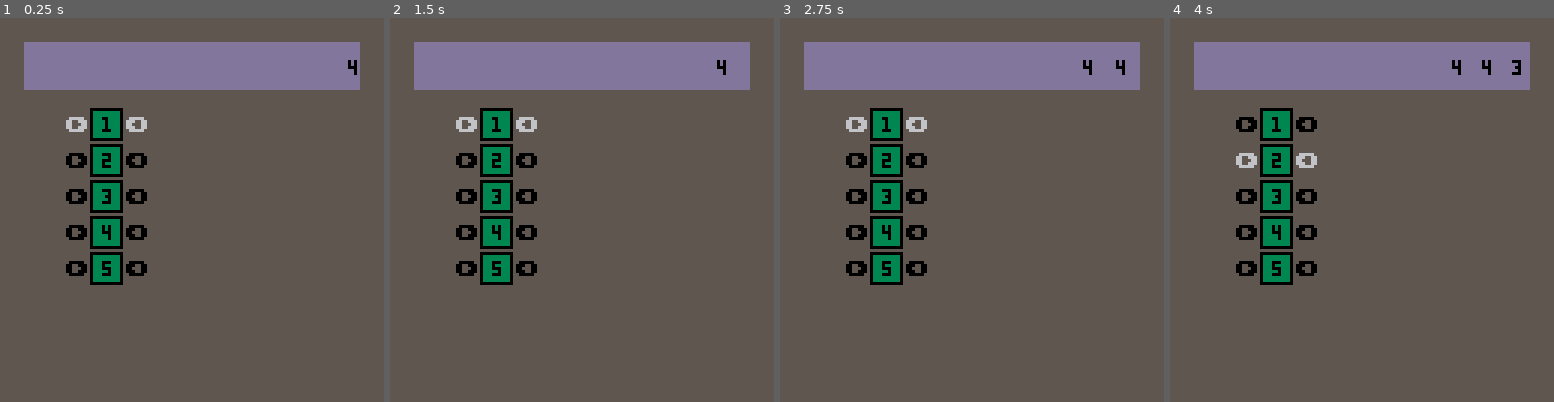
Above: before the commit, frames 1-4 (left to right).
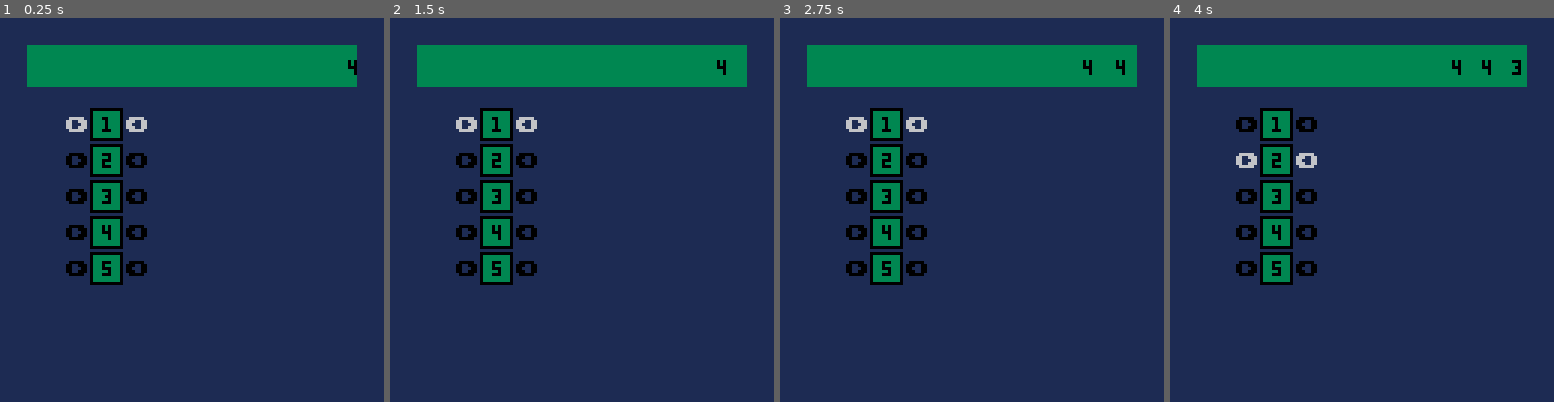
Above: after the commit, the same moments.

Repository: PedroMR/pico8
Game: PICO-8 cartridge pictober/mindless.p8
Same seed, same stepped clock (60 frames per second), same inputs: the game is played once before the commit and once after it.
Inputs:
- Up to frame 1 (0.25 s): no input
- Up to frame 2 (1.5 s): tap X (X key) at 0.33, 1.07 s; tap O (Z key) at 0.7 s
- Up to frame 3 (2.75 s): hold Right 1.6-2.1 s; tap O (Z key) at 1.7, 2.1, 2.5 s; tap X (X key) at 1.85 s; hold Up 2.15-2.42 s; hold Right from 2.47 s (still down)
- Up to frame 4 (4 s): tap O (Z key) at 2.9, 3.3, 3.7 s; tap X (X key) at 2.97 s; release Right at 3.03 s; hold Left 3.08-3.58 s; hold Down 3.63-3.97 s

The runs differ from the first frame. In frame 1, 95% of the frame differs, in the area x 0-100%, y 0-100%; in frame 2, 95%; in frame 3, 95%; in frame 4, 95%.

Commit message:
More stuff, starting freeze

Diff:
--- /dev/null
+++ b/pictober/freeze.p8
@@ -0,0 +1,77 @@
+pico-8 cartridge // http://www.pico-8.com
+version 18
+__lua__
+-- freeze
+
+😐={1,13,12,7}
+🐱={0,33,66,100}
+░={}
+
+function _init()
+ for y=127,0,-1 do
+		for x=0,127 do
+
+   set_val(x,y,flr(y*100/128))
+  end
+ end
+ paint()
+end
+
+function get_val(x,y)
+--	if x <
+
+ local v=░[x..":"..y]
+ if (v==nil) v=0
+ return v
+end
+
+function set_val(x,y,v)
+ ░[x..":"..y]=v
+end
+
+function get_col(x,y)
+ local v=get_val(x,y)
+ local tband = 0
+ for i=1,#🐱 do
+  if 🐱[i] > v then
+   tband=i
+   break
+  end
+ end
+ if (tband==0) then tband=#🐱 end
+
+ --interpolate with prev
+ if (tband==1) then return 😐[tband] end
+ local tv=🐱[tband]
+ local bv=🐱[tband-1]
+ local da=tv-bv
+ local db=v-bv
+ local r=db/da
+ if rnd(4) < r then
+ 	return 😐[tband]
+ else
+ 	return 😐[tband-1]
+ end
+end
+
+function _update()
+	if btnp(4) then
+		paint()
+	end
+end
+
+function paint()
+	for x=0,127 do
+	 for y=0,127 do
+	  pset(x,y,get_col(x,y))
+	 end
+	end
+end
+
+__gfx__
+00000000000000000000000000000000000000000000000000000000000000000000000000000000000000000000000000000000000000000000000000000000
+00000000000000000000000000000000000000000000000000000000000000000000000000000000000000000000000000000000000000000000000000000000
+00700700000000000000000000000000000000000000000000000000000000000000000000000000000000000000000000000000000000000000000000000000
+00077000000000000000000000000000000000000000000000000000000000000000000000000000000000000000000000000000000000000000000000000000
+00077000000000000000000000000000000000000000000000000000000000000000000000000000000000000000000000000000000000000000000000000000
+00700700000000000000000000000000000000000000000000000000000000000000000000000000000000000000000000000000000000000000000000000000
--- /dev/null
+++ b/pictober/mice.p8
@@ -0,0 +1,79 @@
+pico-8 cartridge // http://www.pico-8.com
+version 18
+__lua__
+inp_dir="e"
+pl={x=5,y=5,d="e"}
+ch={x=4,y=5}
+gmo=2
+gpl=3
+gch=1
+
+ttu=0 --time to update
+td=0.2
+function _update()
+ ttu-=td
+ upd_inp()
+ if (ttu<=0) ttu=1 upd_all()
+end
+
+function upd_all()
+	upd_pl()
+end
+
+function upd_inp()
+ if (btn(0)) inp_dir="w"
+ if (btn(1)) inp_dir="e"
+ if (btn(2)) inp_dir="n"
+ if (btn(3)) inp_dir="s"
+end
+
+dirs={e={x=1,y=0},w={x=-1,y=0},
+      s={x=0,y=1},n={x=0,y=-1}}
+function upd_pl()
+ pl.d = inp_dir
+ local delta=dirs[pl.d];
+ ch.x=pl.x ch.y=pl.y
+ pl.x += delta.x
+ pl.y += delta.y
+end
+
+function _draw()
+	map(0,0)
+	gspr(gmo,0,0)
+	gspr(gch,ch)
+	gspr(gpl,pl)
+end
+
+function gspr(id,col,row)
+ if type(col)=="table" then
+   row = col.y
+   col = col.x
+ end
+ spr(id,col*8,row*8)
+end
+…(17 lines of a section not shown)…
+__map__
+1010101010101010101010101010100000000000000000000000000000000000000000000000000000000000000000000000000000000000000000000000000000000000000000000000000000000000000000000000000000000000000000000000000000000000000000000000000000000000000000000000000000000000
+1010101010101010101010101010100000000000000000000000000000000000000000000000000000000000000000000000000000000000000000000000000000000000000000000000000000000000000000000000000000000000000000000000000000000000000000000000000000000000000000000000000000000000
+1010101010101010101010101010100000000000000000000000000000000000000000000000000000000000000000000000000000000000000000000000000000000000000000000000000000000000000000000000000000000000000000000000000000000000000000000000000000000000000000000000000000000000
+1010101010101010101010101010100000000000000000000000000000000000000000000000000000000000000000000000000000000000000000000000000000000000000000000000000000000000000000000000000000000000000000000000000000000000000000000000000000000000000000000000000000000000
+1010101010101010101010101010100000000000000000000000000000000000000000000000000000000000000000000000000000000000000000000000000000000000000000000000000000000000000000000000000000000000000000000000000000000000000000000000000000000000000000000000000000000000
+1010101010101010101010101010100000000000000000000000000000000000000000000000000000000000000000000000000000000000000000000000000000000000000000000000000000000000000000000000000000000000000000000000000000000000000000000000000000000000000000000000000000000000
+1010101010101010101010101010100000000000000000000000000000000000000000000000000000000000000000000000000000000000000000000000000000000000000000000000000000000000000000000000000000000000000000000000000000000000000000000000000000000000000000000000000000000000
+1010101010101010101010101010100000000000000000000000000000000000000000000000000000000000000000000000000000000000000000000000000000000000000000000000000000000000000000000000000000000000000000000000000000000000000000000000000000000000000000000000000000000000
--- a/pictober/mindless.p8
+++ b/pictober/mindless.p8
@@ -2,6 +2,8 @@
 version 18
 __lua__
 -- mindless
+
+symbols = "…∧⧗▤🅾️◆★♥🐱"
 
 ticker = {}
 function add_tic(lbl)
@@ -126,26 +128,26 @@
 	end
 end
 __gfx__
-00000000000000000000000000000000000000000000000000000000000000000000000000000000000000000000000000000000000000000000000000000000
-00000000000000000000000000000000000000000000000000000000000000000000000000000000000000000000000000000000000000000000000000000000
-00700700000000000000000000000000000000000000000000000000000000000000000000000000000000000000000000000000000000000000000000000000
-00077000000000000000000000000000000000000000000000000000000000000000000000000000000000000000000000000000000000000000000000000000
-00077000000000000000000000000000000000000000000000000000000000000000000000000000000000000000000000000000000000000000000000000000
-00700700000000000000000000000000000000000000000000000000000000000000000000000000000000000000000000000000000000000000000000000000
-00000000000000000000000000000000000000000000000000000000000000000000000000000000000000000000000000000000000000000000000000000000
-00000000000000000000000000000000000000000000000000000000000000000000000000000000000000000000000000000000000000000000000000000000
-00000000000000000000000000000000555555555555555500000000000000000000000000000000000000000000000000000000000000000000000000000000
-00000000000000000000000000000000555555550000000000000000000000000000000000000000000000000000000000000000000000000000000000000000
-00000000000000000000000000000000555555550000000000000000000000000000000000000000000000000000000000000000000000000000000000000000
-00000000000000000000000000000000555555550000000000000000000000000000000000000000000000000000000000000000000000000000000000000000
-00000000000000000000000000000000555555550000000000000000000000000000000000000000000000000000000000000000000000000000000000000000
-00000000000000000000000000000000555555550000000000000000000000000000000000000000000000000000000000000000000000000000000000000000
-00000000000000000000000000000000555555550000000000000000000000000000000000000000000000000000000000000000000000000000000000000000
-00000000000000000000000000000000555555555555555500000000000000000000000000000000000000000000000000000000000000000000000000000000
+00000000000000000000000000000000000000000000000000000000000000001111111111111111111111110000000000000000000000000000000000000000
+00000000000000000000000000000000000000000000000000000000000000001333333333333333333333310000000000000000000000000000000000000000
+00700700000000000000000000000000000000000000000000000000000000001333333333333333333333310000000000000000000000000000000000000000
+00077000000000000000000000000000000000000000000000000000000000001333333333333333333333310000000000000000000000000000000000000000
+00077000000000000000000000000000000000000000000000000000000000001333333333333333333333310000000000000000000000000000000000000000
+00700700000000000000000000000000000000000000000000000000000000001333333333333333333333310000000000000000000000000000000000000000
+00000000000000000000000000000000000000000000000000000000000000001333333333333333333333310000000000000000000000000000000000000000
+00000000000000000000000000000000000000000000000000000000000000001333333333333333333333310000000000000000000000000000000000000000
+00000000000000000000000000000000111111115555555500000000000000001333333333333333333333310000000000000000000000000000000000000000
+00000000000000000000000000000000111111110000000000000000000000001333333333333333333333310000000000000000000000000000000000000000
+00000000000000000000000000000000111111110000000000000000000000001333333333333333333333310000000000000000000000000000000000000000
+00000000000000000000000000000000111111110000000000000000000000001333333333333333333333310000000000000000000000000000000000000000
+00000000000000000000000000000000111111110000000000000000000000001333333333333333333333310000000000000000000000000000000000000000
+00000000000000000000000000000000111111110000000000000000000000001333333333333333333333310000000000000000000000000000000000000000
+00000000000000000000000000000000111111110000000000000000000000001333333333333333333333310000000000000000000000000000000000000000
+00000000000000000000000000000000111111115555555500000000000000001111111111111111111111110000000000000000000000000000000000000000
 __map__
 1414141414141414141414141414141400000000000000000000000000000000000000000000000000000000000000000000000000000000000000000000000000000000000000000000000000000000000000000000000000000000000000000000000000000000000000000000000000000000000000000000000000000000
-1416161616161616161616161616161400000000000000000000000000000000000000000000000000000000000000000000000000000000000000000000000000000000000000000000000000000000000000000000000000000000000000000000000000000000000000000000000000000000000000000000000000000000
-1416161616161616161616161616161400000000000000000000000000000000000000000000000000000000000000000000000000000000000000000000000000000000000000000000000000000000000000000000000000000000000000000000000000000000000000000000000000000000000000000000000000000000
+14080909090909090909090909090a1400000000000000000000000000000000000000000000000000000000000000000000000000000000000000000000000000000000000000000000000000000000000000000000000000000000000000000000000000000000000000000000000000000000000000000000000000000000
+14181919191919191919191919191a1400000000000000000000000000000000000000000000000000000000000000000000000000000000000000000000000000000000000000000000000000000000000000000000000000000000000000000000000000000000000000000000000000000000000000000000000000000000
 1414141414141414141414141414141400000000000000000000000000000000000000000000000000000000000000000000000000000000000000000000000000000000000000000000000000000000000000000000000000000000000000000000000000000000000000000000000000000000000000000000000000000000
 1414141414141414141414141414141400000000000000000000000000000000000000000000000000000000000000000000000000000000000000000000000000000000000000000000000000000000000000000000000000000000000000000000000000000000000000000000000000000000000000000000000000000000
 1414141414141414141414141414141400000000000000000000000000000000000000000000000000000000000000000000000000000000000000000000000000000000000000000000000000000000000000000000000000000000000000000000000000000000000000000000000000000000000000000000000000000000
Not shown, changed: 17 lines of the sprite sheet (__gfx__) section of pictober/mice.p8
